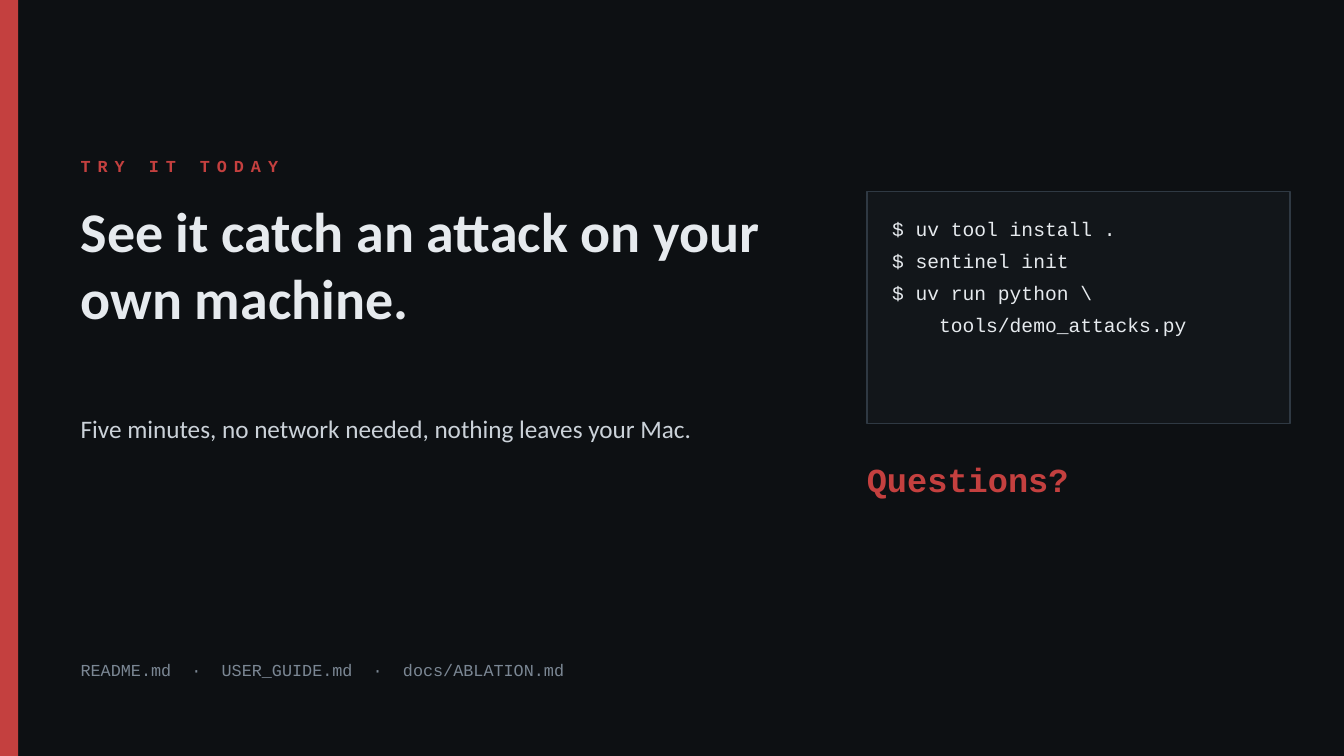
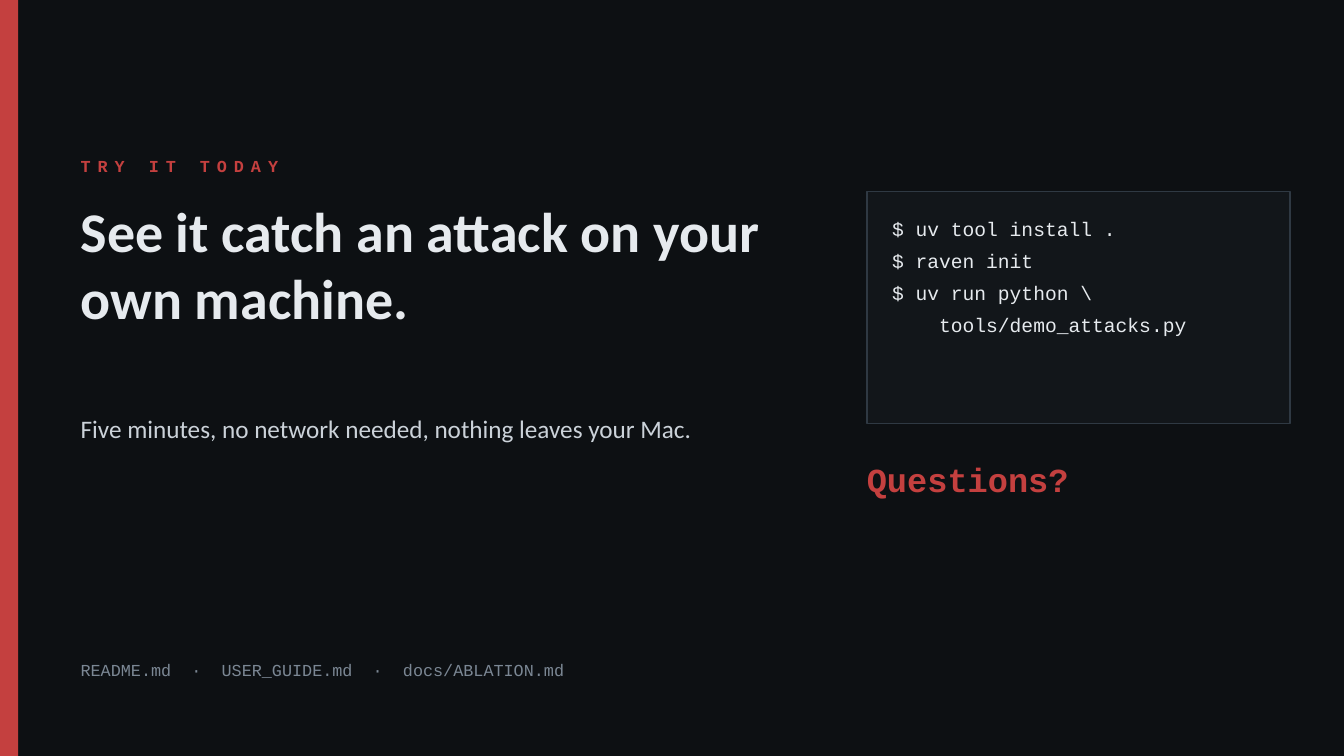
Before and after one commit to MRX-72/Hackt0b3r, a slide deck: slide 19 of docs/pitch/Raven_Pitch.pptx. Drawn at 1344x756 pixels with LibreOffice and Linux fonts; fonts in the diff are those of the drawing. Boxes give left, top, right and bottom in pixels: in the first picture for what was removed or moved away, otherwise in the second. Text is boxed around its words. In the diff, an @@ line names an element or a change of style, - is before the commit and + after.

Commit message:
Pitch deck: Raven branding, fresh console screenshots, updated test counts

```diff
--- a/docs/pitch/Raven_Pitch.pptx
+++ b/docs/pitch/Raven_Pitch.pptx
@@ text at (916,254,1033,268): text changed @@
-$ sentinel init
+$ raven init
```
Also in this commit, not shown: 18 other slides changed, 7 other files.
